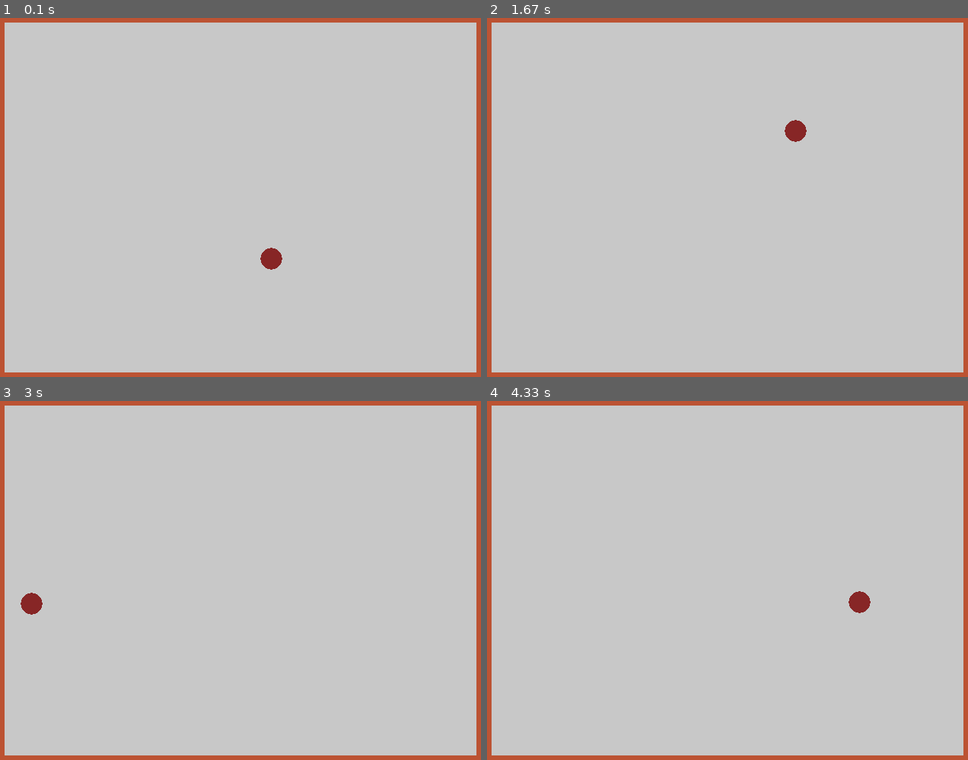
Above: before the commit, frames 1-4 (two rows, left to right).
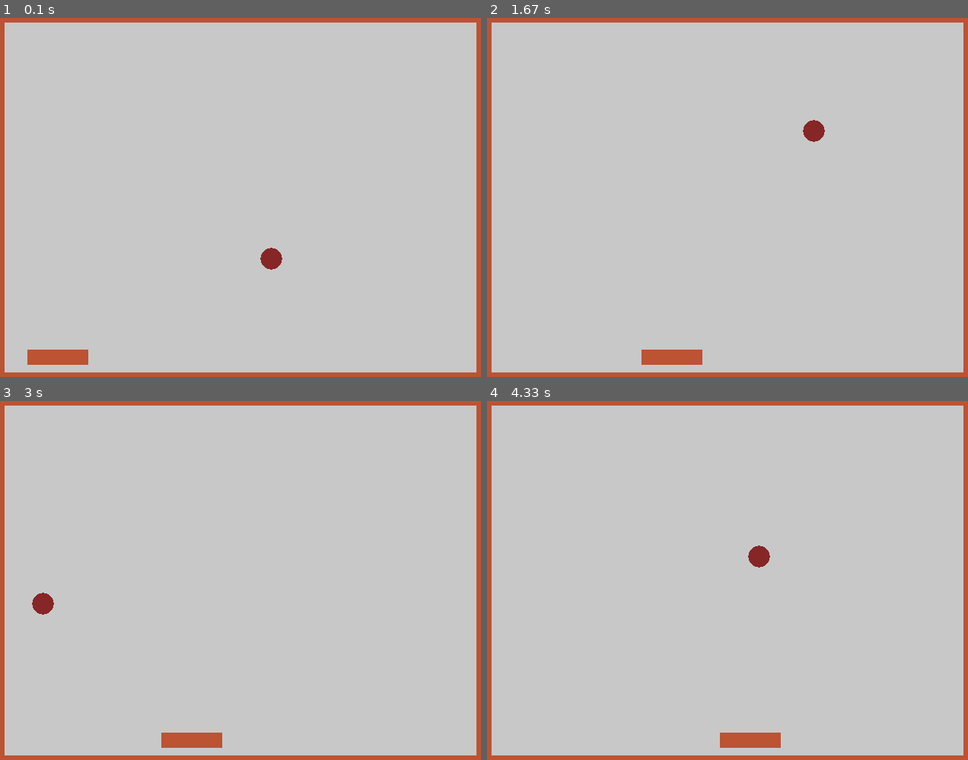
Above: after the commit, the same moments.

Repository: petros-ioannidis/arkanoid-pygame
Game: pygame game, started from arkanoid.py
The game is run twice, just before and just after one commit, with the same random seed, the same clock (stepped at 60 frames per second) and the same inputs. The source is Python 2; it was converted automatically to run under Python 3.
Inputs:
- Up to frame 1 (0.1 s): no input
- Up to frame 2 (1.67 s): hold Right 0.33-0.8 s; hold Right 0.83-1.3 s; hold Left from 1.33 s (still down)
- Up to frame 3 (3 s): release Left at 1.87 s; hold Left 1.9-2.3 s; hold Right 2.33-2.97 s
- Up to frame 4 (4.33 s): hold Left 3-3.47 s; hold Right 3.5-3.97 s; hold Right from 4 s (still down)

The runs differ from the first frame. In frame 1, 0.5% of the frame differs, in the area x 5-19%, y 92-97%; in frame 2, 0.9%; in frame 3, 0.8%; in frame 4, 1.0%, in the area x 48-80%, y 40-97%.

Commit message:
Racket sprite ready.
A sample racket based on the wall image is created.
It interacts with the walls and the ball.

Diff:
--- a/arkanoid.py
+++ b/arkanoid.py
@@ -6,88 +6,90 @@
 BLACK = (0, 0, 0)
 WHITE = (255, 255, 255)
 
-class Ball(pygame.sprite.Sprite):
-    """Ball class"""
+class Racket(pygame.sprite.Sprite):
+    """Racket class"""
 
     def __init__(self, *groups):
-        super(Ball, self).__init__(*groups)
-        self.image = pygame.image.load('ball.png')
-        self.rect = pygame.rect.Rect((320,280), self.image.get_size())
-        self.speed = {'x': 300, 'y': 300}
+        """Constructor of the Racket class.
+        Nothing fancy here it is just a regular sprite
+        class
+        """
+        super(Racket, self).__init__(*groups)
+        #This will not be a wall but it is easy to use for now
+        self.image = pygame.image.load('wall.png')
+        #need to change the way the positions are calculated
+        #it should be more generic
+        self.image = pygame.transform.scale(self.image,(80,20))
+        self.rect = pygame.rect.Rect((40,440), self.image.get_size())
 
     def update(self, dt, game):
+        """The basic movement of the racket"""
         last = self.rect.copy()
         key = pygame.key.get_pressed()
         if key[pygame.K_LEFT]:
             self.rect.x -= 300*dt
         if key[pygame.K_RIGHT]:
             self.rect.x += 300*dt
-        if key[pygame.K_UP]:
-            self.rect.y -= 300*dt
-        if key[pygame.K_DOWN]:
-            self.rect.y += 300*dt
+
+        new = self.rect
+        for cell in pygame.sprite.spritecollide(self, game.walls, False):
+            cell = cell.rect
+            if last.right <= cell.left and new.right > cell.left:
+                new.right = cell.left
+            elif last.left >= cell.right and new.left < cell.right:
+                new.left = cell.right
+
+class Ball(pygame.sprite.Sprite):
+    """Ball class"""
+
+    def __init__(self, *groups):
+        """Constructor of the Ball class.
+        Nothing fancy here it is just a regular sprite
+        class
+        """
+        super(Ball, self).__init__(*groups)
+        self.image = pygame.image.load('ball.png')
+        self.rect = pygame.rect.Rect((320,280), self.image.get_size())
+        #to add variable speed and rotation and angle
+        self.speed = {'x': 300, 'y': 300}
+
+    def update(self, dt, game):
+        last = self.rect.copy()
         self.rect.x += self.speed['x']*dt
         self.rect.y += self.speed['y']*dt
 
         new = self.rect
-        #print last
-        #print new
-        #canditates = ['down': 0, 'up': 0, 'left': 0, 'right': 0,
-        #print self.rect
-        #print "len", len(pygame.sprite.spritecollide(self, game.walls, False))
-        #while len(pygame.sprite.spritecollide(self, game.walls, False)) > 1:
-            #print "len in", len(pygame.sprite.spritecollide(self, game.walls, False))
-            #print self.speed
-            #if self.speed['x'] > 0:
-                #self.rect.x -= 1
-            #else:
-                #self.rect.x += 1
-#
-            #if self.speed['y'] > 0:
-                #self.rect.y -= 1
-            #else:
-                #self.rect.y += 1
-#
-        #print 'after'
-        #print "len", len(pygame.sprite.spritecollide(self, game.walls, False))
-        ##print self.rect
-        #if len(pygame.sprite.spritecollide(self, game.walls, False)) == 0:
-            #if self.speed['x'] > 0:
-                #self.rect.x += 1
-            #else:
-                #self.rect.x -= 1
-#
-            #if self.speed['y'] > 0:
-                #self.rect.y += 1
-            #else:
-                #self.rect.y -= 1
-
-        #print pygame.sprite.spritecollide(self, game.walls, False)
-        print self.speed
         for cell in pygame.sprite.spritecollide(self, game.walls, False):
             cell = cell.rect
             if last.right <= cell.left and new.right > cell.left:
-                #print 1
                 new.right = cell.left
-                #canditates['left'] += 1
                 self.speed['x'] = -300
             elif last.left >= cell.right and new.left < cell.right:
-                #print 2
-                #canditates['right'] += 1
                 new.left = cell.right
                 self.speed['x'] = 300
+
             if last.bottom <= cell.top and new.bottom > cell.top:
-                #print 3
                 new.bottom = cell.top
                 self.speed['y'] = -300
-                #canditates['down'] += 1
             elif last.top >= cell.bottom and new.top < cell.bottom:
-                #print 4
                 new.top = cell.bottom
                 self.speed['y'] = 300
-                #canditates['up'] += 1
 
+        for cell in pygame.sprite.spritecollide(self, game.players, False):
+            cell = cell.rect
+            if last.right <= cell.left and new.right > cell.left:
+                new.right = cell.left
+                self.speed['x'] = -300
+            elif last.left >= cell.right and new.left < cell.right:
+                new.left = cell.right
+                self.speed['x'] = 300
 
+            if last.bottom <= cell.top and new.bottom > cell.top:
+                new.bottom = cell.top
+                self.speed['y'] = -300
+            elif last.top >= cell.bottom and new.top < cell.bottom:
+                new.top = cell.bottom
+                self.speed['y'] = 300
 
 class Game(object):
     """Main game"""
@@ -98,7 +100,9 @@
     def main(self, screen):
         clock = pygame.time.Clock()
         sprites = pygame.sprite.Group()
-        self.player = Ball(sprites)
+        self.players = pygame.sprite.Group()
+        self.ball = Ball(sprites)
+        self.player = Racket(self.players)
         self.walls = pygame.sprite.Group()
         block = pygame.image.load('wall.png')
         block_size = block.get_size()
@@ -107,31 +111,22 @@
 
         wall = pygame.sprite.Sprite(self.walls)
         wall.image = hori_block
-        print block.get_size()
         wall.rect = pygame.rect.Rect((0,0), hori_block.get_size())
 
         wall = pygame.sprite.Sprite(self.walls)
         wall.image = vert_block
-        print block.get_size()
         wall.rect = pygame.rect.Rect((0,0), vert_block.get_size())
 
         wall = pygame.sprite.Sprite(self.walls)
         wall.image = hori_block
-        print block.get_size()
         wall.rect = pygame.rect.Rect((0,470), hori_block.get_size())
 
         wall = pygame.sprite.Sprite(self.walls)
         wall.image = vert_block
-        print block.get_size()
         wall.rect = pygame.rect.Rect((630,0), vert_block.get_size())
-        #for x in range(0,640,10):
-        #    for y in range(0,480,10):
-        #        if x in (0, 640-10) or y in (0,480-10):
-        #            wall = pygame.sprite.Sprite(self.walls)
-        #            wall.image = block
-        #            print block.get_size()
-        #            wall.rect = pygame.rect.Rect((x,y), block.get_size())
+
         sprites.add(self.walls)
+        sprites.add(self.players)
         while True:
             dt = clock.tick(120)
             for event in pygame.event.get():
